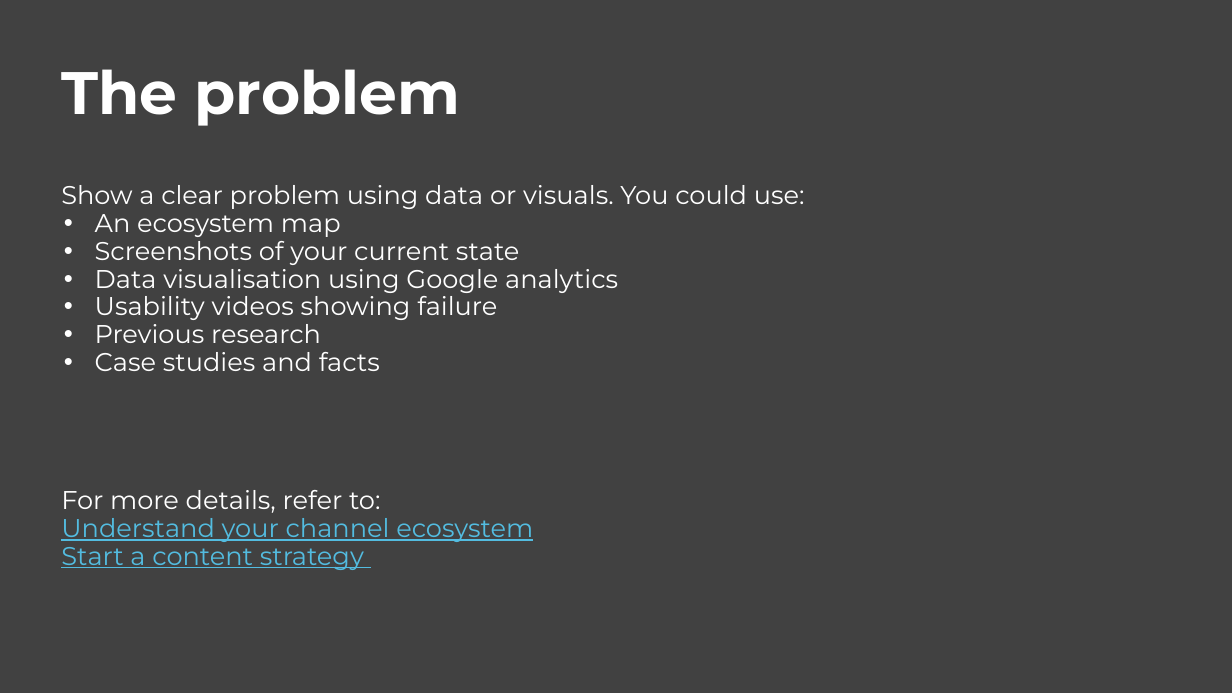
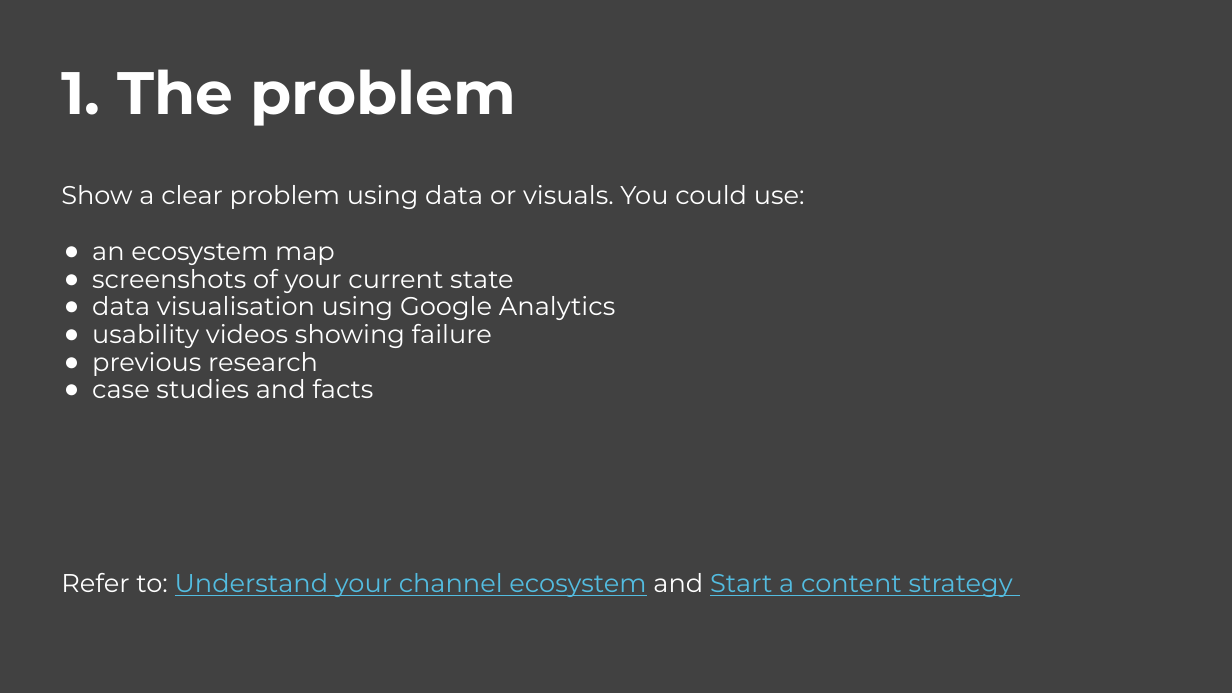
Before and after one commit to govau/service-manual, a slide deck: slide 6 of assets/files/content-strategy/content-strategy-template.pptx (slide 5 before the commit). Drawn at 1232x693 pixels with LibreOffice and Linux fonts; fonts in the diff are those of the drawing; background and template pictures are left out. Boxes give left, top, right and bottom in pixels: in the first picture for what was removed or moved away, otherwise in the second. Text is boxed around its words. In the diff, an @@ line names an element or a change of style, - is before the commit and + after.

Commit message:
Editorial QA - content strategy template (the template asset file)

```diff
--- a/assets/files/content-strategy/content-strategy-template.pptx
+++ b/assets/files/content-strategy/content-strategy-template.pptx
@@ title at bbox=[117, 69, 517, 126]: bullet none to 1. @@
@@ title at bbox=[61, 243, 1013, 597]: text changed @@
-• An ecosystem map
-• Screenshots of your current state
-• Data visualisation using Google analytics
-• Usability videos showing failure
-• Previous research
-• Case studies and facts
-For more details, refer to:
-Understand your channel ecosystem
-Start a content strategy
+● an ecosystem map
+● screenshots of your current state
+● data visualisation using Google Analytics
+● usability videos showing failure
+● previous research
+● case studies and facts
+Refer to: Understand your channel ecosystem and Start a content strategy
```
Also in this commit, not shown: 11 other slides changed, 6 slides added, 4 other files.
